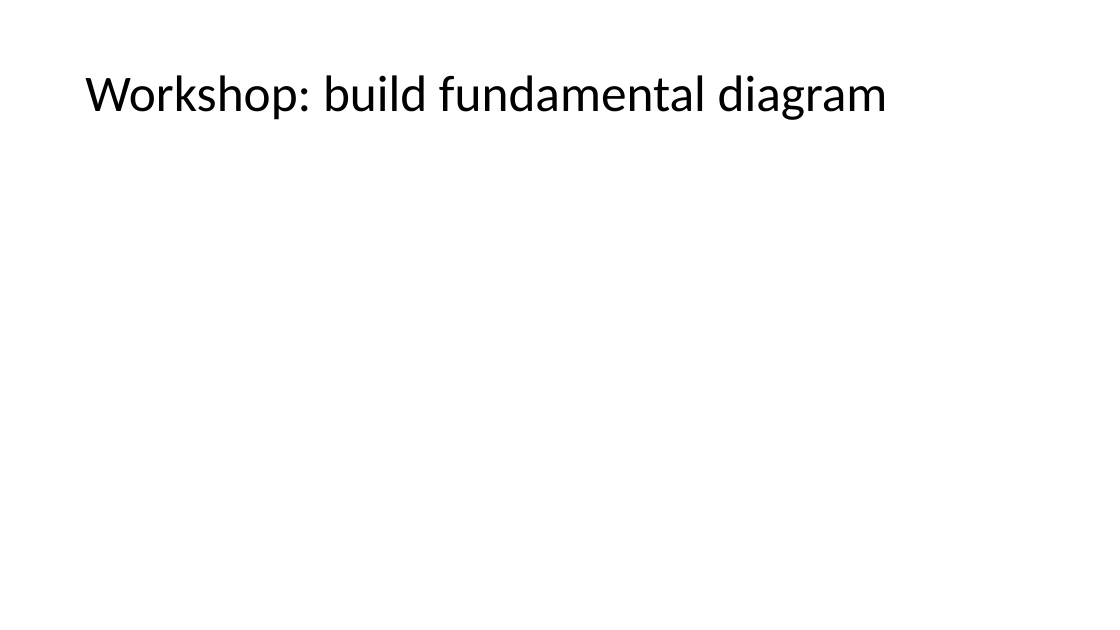
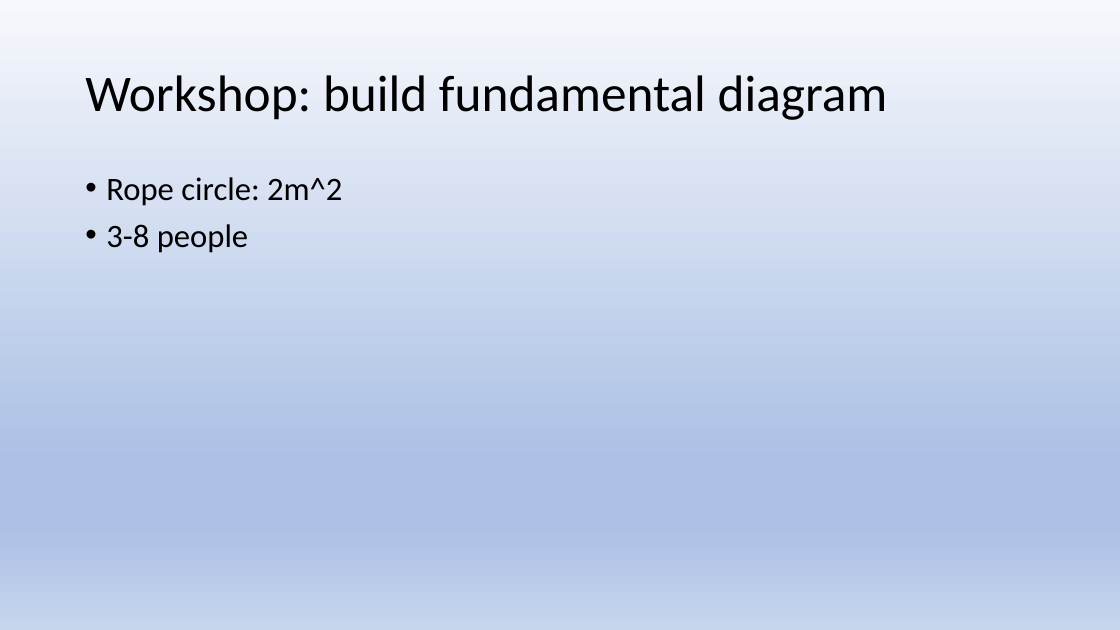
Before and after one commit to AlastairShipman1/HydraulicModel, a slide deck: slide 21 of Documents/Lecture outlines/Lecture 1/Lecture 1.pptx (slide 20 before the commit). Drawn at 1120x630 pixels with LibreOffice and Linux fonts; fonts in the diff are those of the drawing. Boxes give left, top, right and bottom in pixels: in the first picture for what was removed or moved away, otherwise in the second. Text is boxed around its words. In the diff, an @@ line names an element or a change of style, - is before the commit and + after.

```diff
--- a/Documents/Lecture outlines/Lecture 1/Lecture 1.pptx
+++ b/Documents/Lecture outlines/Lecture 1/Lecture 1.pptx
@@ background #FFFFFF to gradient #F6F8FC to #ABC0E4 to #C7D5ED @@
@@ text added at (106, 177, 342, 253), 28 pt, text #000000 @@
+• Rope circle: 2m^2
+• 3-8 people
```
Also in this commit, not shown: 22 other slides changed, 1 slide added, 12 other files.
